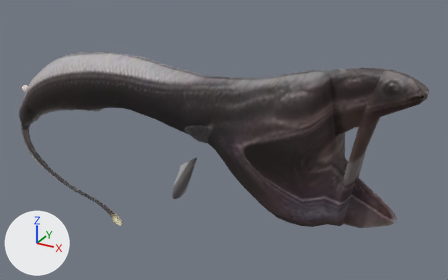
The glTF model public/aqua/models/fish/juv_gulper_eel.glb as it was, and as the next commit left it.
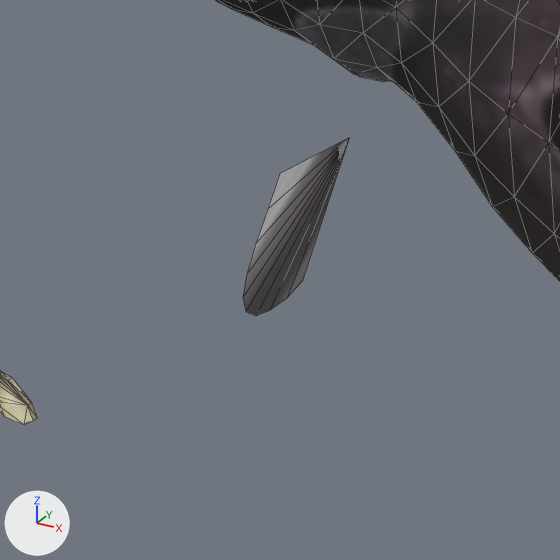
Each version appears first whole from a 50 mm camera at (2021.97, -2.12, -739.6) aimed at (2020.75, 0.1, -740.71), and next in a close-up on the part from 25% to 55% of the width and 44% to 92% of the height. Arrows for +X, +Y and +Z are at lower left; the lights stay in place. The older version's two pictures come first. The close-ups show mesh edges as thin lines. Vertices at exactly the same position are counted once.

Before the edit, the objects in view are built like this:
```python
me_juv_gulper_eel = bpy.data.meshes.new('juv_gulper_eel')
me_juv_gulper_eel.from_pydata(...)  # 1006 vertices, 1974 faces; spans x 2019.6..2021.61, y -0.34..0.34, z -741.26..-740.25
me_juv_gulper_eel.materials.append(mat_painted_pbr_atlas)  # picture img_juv_gulper_eel_basecolor
ob_juv_gulper_eel = bpy.data.objects.new('juv_gulper_eel', me_juv_gulper_eel)
ob_juv_gulper_eel.location = (0.0, 0.0, 0.0)
```
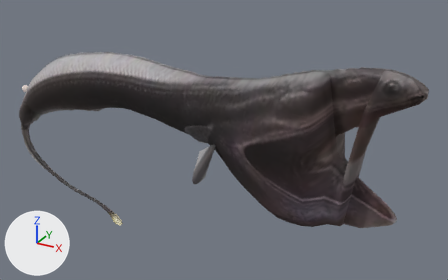
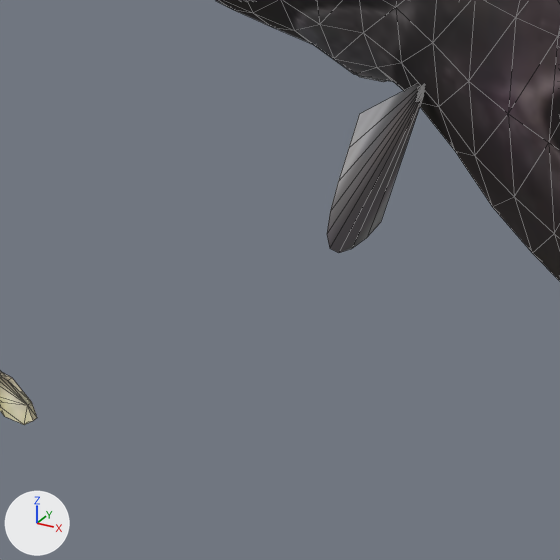
Patch to the scene script:
```diff
--- a/public/aqua/models/fish/juv_gulper_eel.glb.py
+++ b/public/aqua/models/fish/juv_gulper_eel.glb.py
@@ me_juv_gulper_eel @@
 # used by ob_juv_gulper_eel; location = (0.0, 0.0, 0.0)
-me_juv_gulper_eel.from_pydata(...)  # 1006 vertices, 1974 faces; spans x 2019.6..2021.61, y -0.34..0.34, z -741.26..-740.25
+me_juv_gulper_eel.from_pydata(...)  # 1006 vertices, 1974 faces; spans x 2019.6..2021.61, y -0.28..0.26, z -741.26..-740.25
+# me_juv_gulper_eel part 1: the loose piece of 11 vertices spanning x 2020.71..2020.79, y -0.34..-0.19, z -740.84..-740.67 is moved by (0.05, 0.07, 0.05)
+# other edits to the shape of me_juv_gulper_eel do not show in these pictures
 me_juv_gulper_eel.materials.append(mat_painted_pbr_atlas)
```

Where the change shows, as pixel boxes [x1, y1, x2, y2] in the close-ups (560 x 560 px; the box of a moved part takes in the faces that stretch with it):
part 1 of me_juv_gulper_eel, moved or reshaped: before [243, 138, 349, 316]; after [327, 85, 424, 253]
